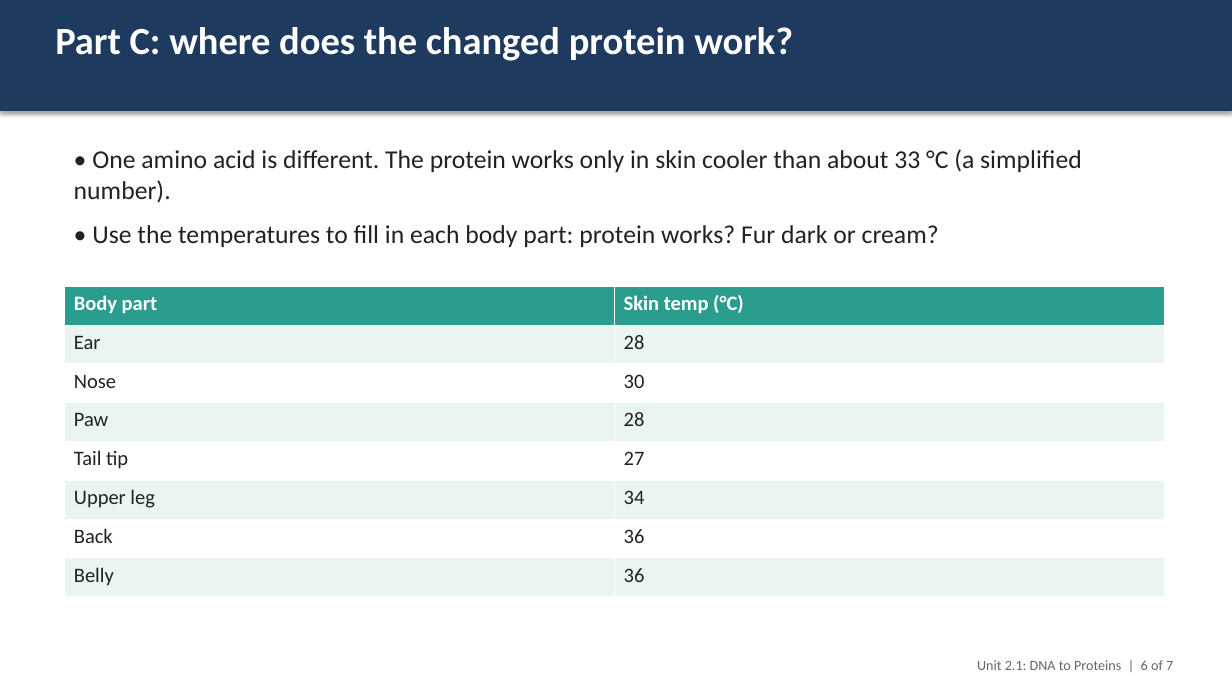
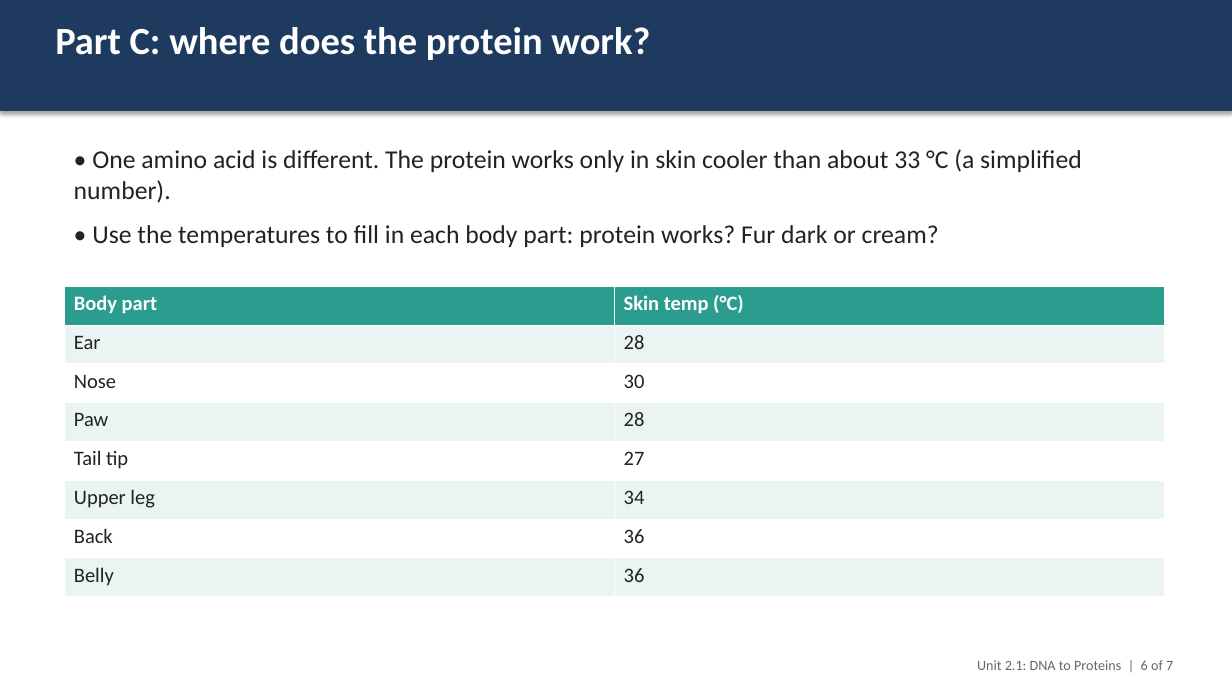
Before and after one commit to ellenrenick/LivingEarth, a slide deck: slide 6 of assessments/HS-LS1-1/slides/Day_5_Same_DNA_different_jobs.pptx. Drawn at 1232x693 pixels with LibreOffice and Linux fonts; fonts in the diff are those of the drawing. Boxes give left, top, right and bottom in pixels: in the first picture for what was removed or moved away, otherwise in the second. Text is boxed around its words. In the diff, an @@ line names an element or a change of style, - is before the commit and + after.

```diff
--- a/assessments/HS-LS1-1/slides/Day_5_Same_DNA_different_jobs.pptx
+++ b/assessments/HS-LS1-1/slides/Day_5_Same_DNA_different_jobs.pptx
@@ text at <box>55,27,650,60</box>: text changed @@
-Part C: where does the changed protein work?
+Part C: where does the protein work?
```
Also in this commit, not shown: 9 other files.
